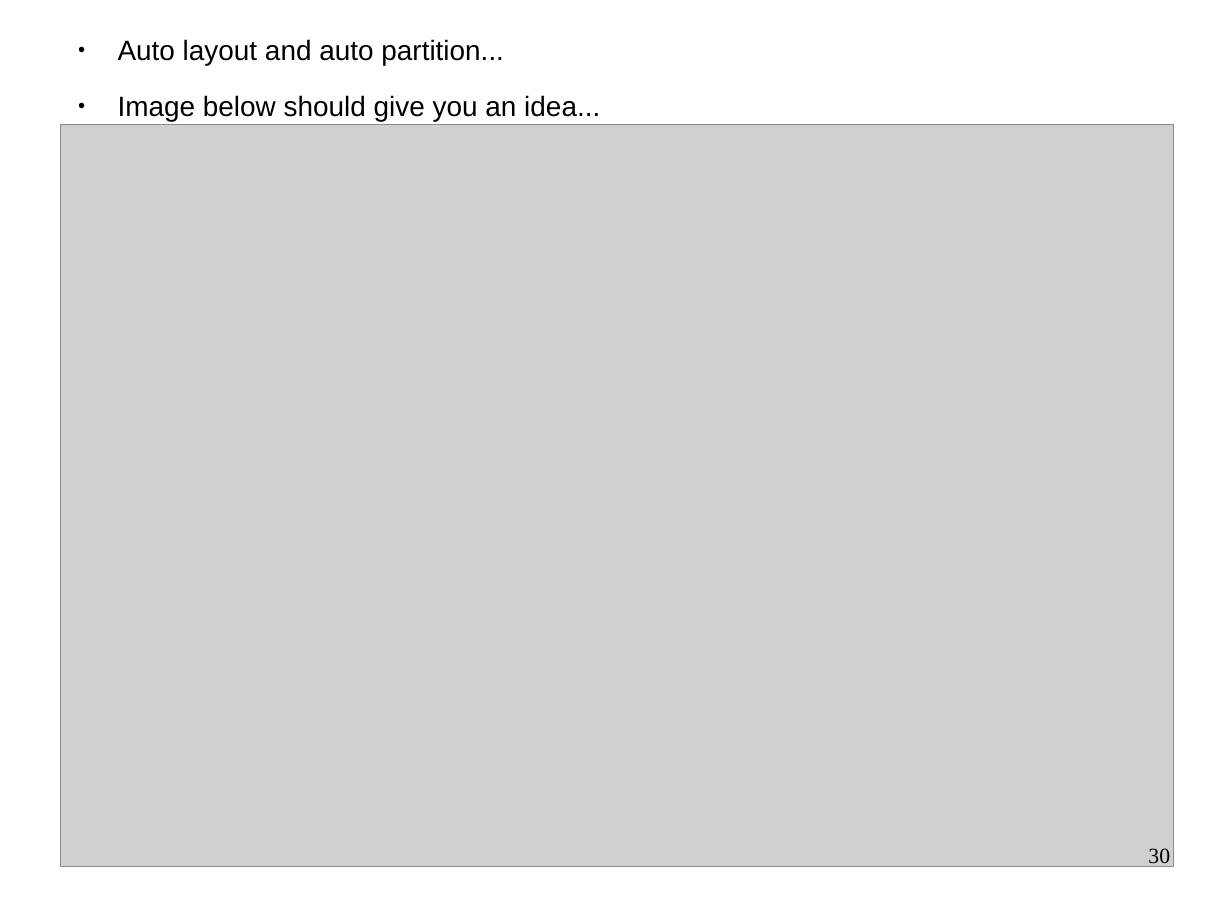
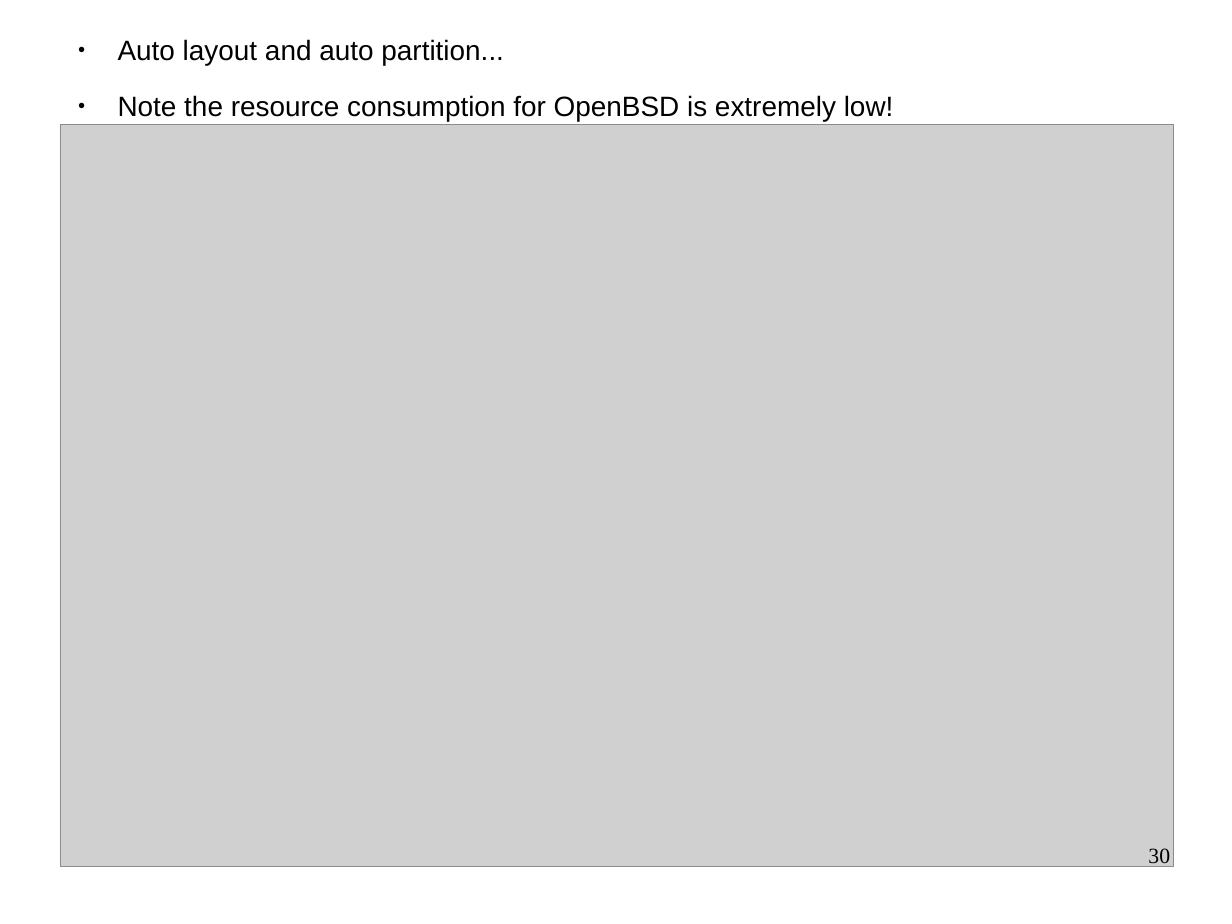
Before and after one commit to afnog/sse, a slide deck: slide 30 of virtualisation/docs/sse-virtualization-overview-2014.odp. Drawn at 1232x924 pixels with LibreOffice and Linux fonts; fonts in the diff are those of the drawing; grey boxes stand for pictures. Boxes give left, top, right and bottom in pixels: in the first picture for what was removed or moved away, otherwise in the second. Text is boxed around its words. In the diff, an @@ line names an element or a change of style, - is before the commit and + after.

```diff
--- a/virtualisation/docs/sse-virtualization-overview-2014.odp
+++ b/virtualisation/docs/sse-virtualization-overview-2014.odp
@@ text at [118, 95, 894, 121]: text changed @@
-● Image below should give you an idea...
+● Note the resource consumption for OpenBSD is extremely low!
```
Also in this commit, not shown: 14 other slides changed, 1 other file.
